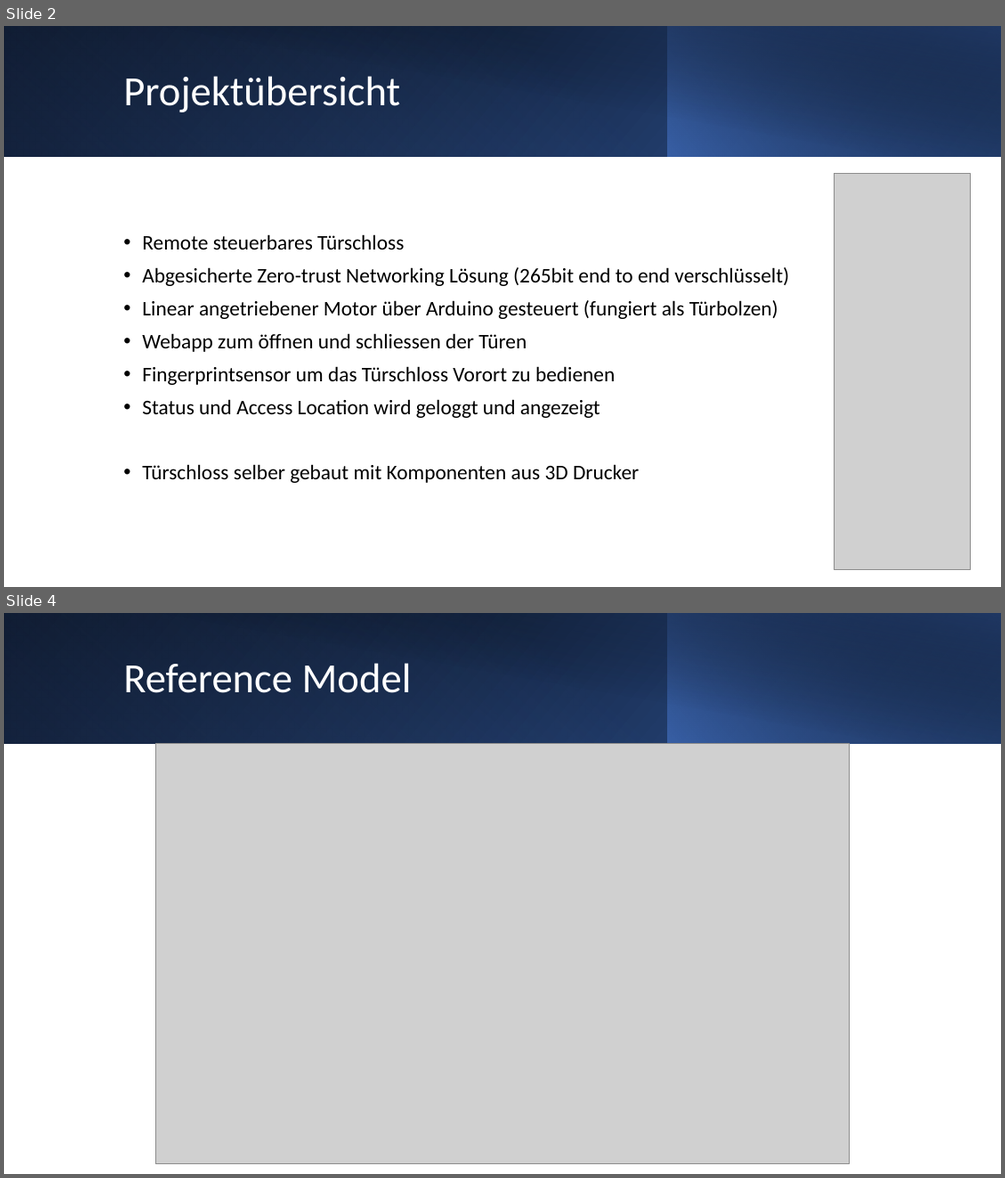
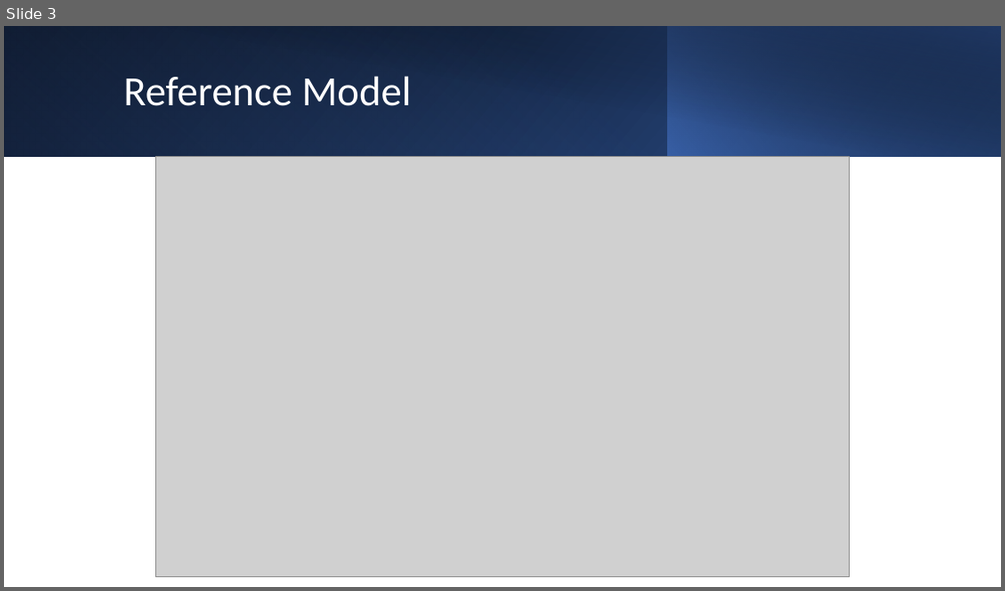
Before and after one commit to fhnw-iot-5ibb1/fhnw-iot-project-hs21-remotedoorcontrol, a slide deck: RemoteDoorControl/doc/RDC_Präsentation.pptx. Shown one above the other, each under a label of ours: slides 2 and 4 before the commit, slide 3 after it; the slides between them are not shown. The pictures are 1005x1178 and 1005x591 pixels, drawn with LibreOffice and Linux fonts; fonts in the diff are those of the drawing; grey boxes stand for pictures. Boxes give left, top, right and bottom in pixels: in the first picture for what was removed or moved away, otherwise in the second. Text is boxed around its words. In the diff, an @@ line names an element or a change of style, - is before the commit and + after.

```diff
--- a/RemoteDoorControl/doc/RDC_Präsentation.pptx
+++ b/RemoteDoorControl/doc/RDC_Präsentation.pptx
@@ slide 2 removed at (4,26,1001,587), background #FFFFFF @@
@@ rectangle removed at (4,26,1001,156) @@
@@ rectangle removed at (4,26,668,156) @@
@@ rectangle removed at (41,26,1001,157) @@
@@ rectangle removed at (667,26,1001,156) @@
@@ title removed at (123,76,400,112) @@
-Projektübersicht
@@ picture removed at (834,174,971,570) @@
@@ text removed at (142,234,789,483) @@
-• Remote steuerbares Türschloss
-• Abgesicherte Zero-trust Networking Lösung (265bit end to end verschlüsselt)
-• Linear angetriebener Motor über Arduino gesteuert (fungiert als Türbolzen)
-• Webapp zum öffnen und schliessen der Türen
-• Fingerprintsensor um das Türschloss Vorort zu bedienen
-• Status und Access Location wird geloggt und angezeigt
-• Türschloss selber gebaut mit Komponenten aus 3D Drucker
@@ what was slide 4 is now slide 3 @@
```
Also in this commit, not shown: 4 slides changed, 1 slide added, 2 other slides removed, 10 other files.
